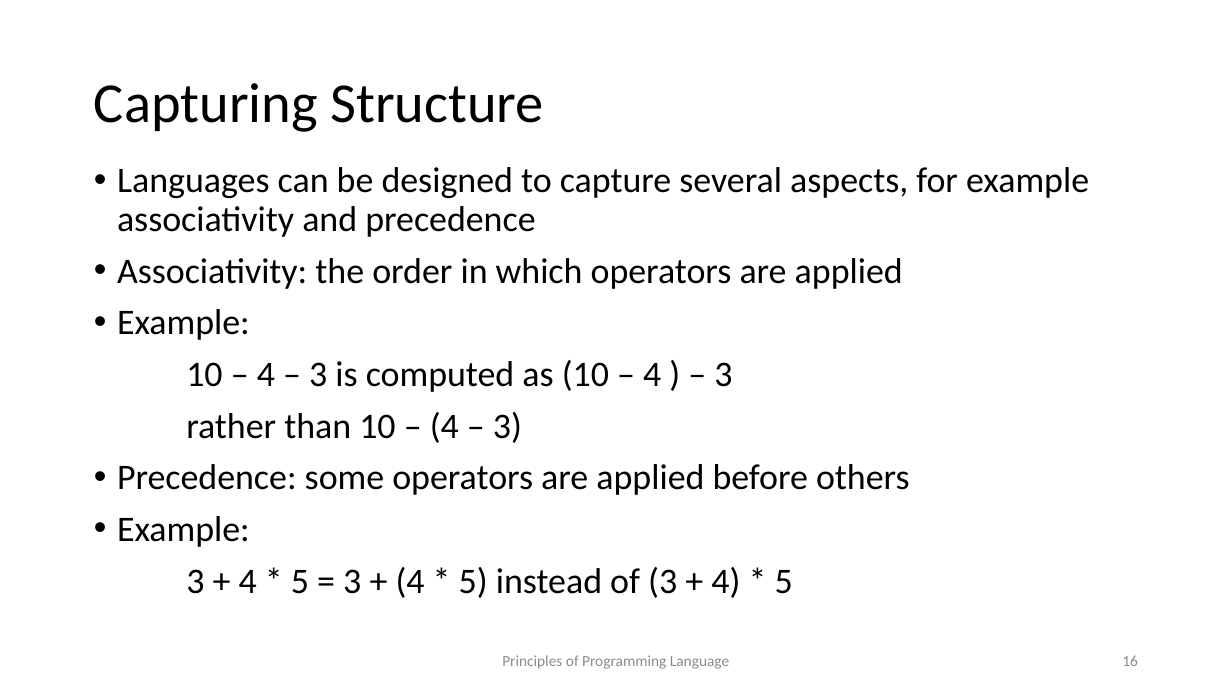
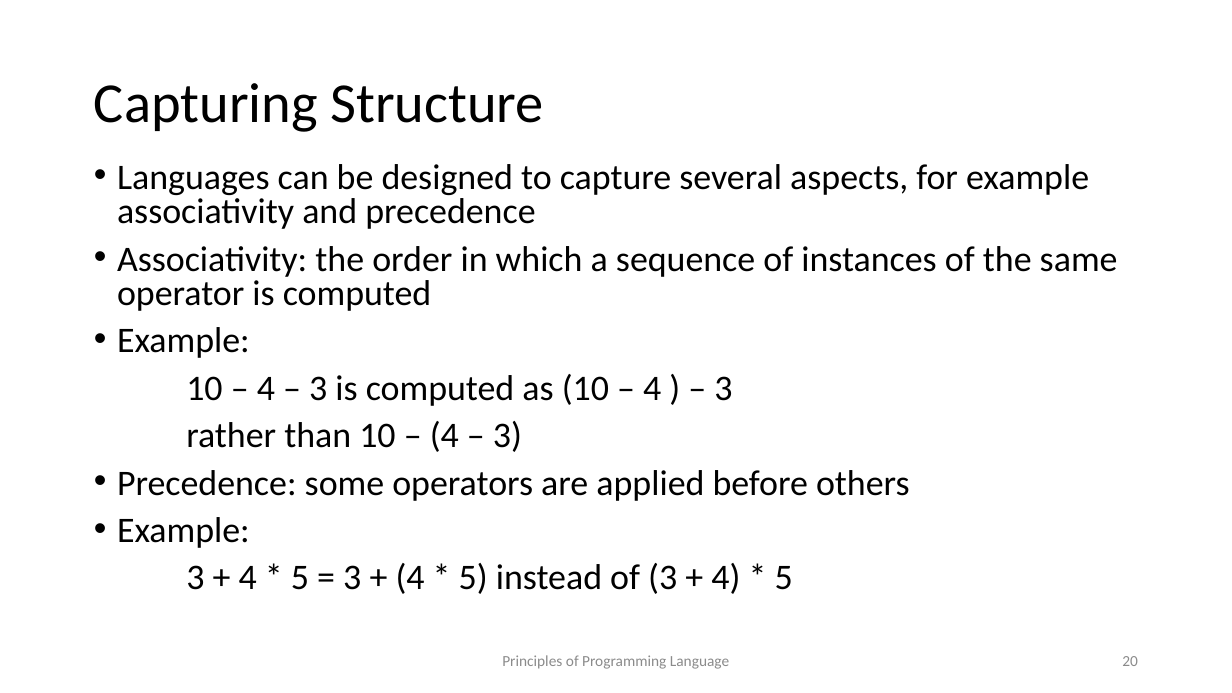
Before and after one commit to kongm/pl-design, a slide deck: slide 20 of syntax.pptx (slide 16 before the commit). Drawn at 1232x693 pixels with LibreOffice and Linux fonts; fonts in the diff are those of the drawing. Boxes give left, top, right and bottom in pixels: in the first picture for what was removed or moved away, otherwise in the second. Text is boxed around its words. In the diff, an @@ line names an element or a change of style, - is before the commit and + after.

```diff
--- a/syntax.pptx
+++ b/syntax.pptx
@@ text at [117,164,1089,594]: line spacing 0.9 to 0.8 @@
@@ text at [117,246,1118,311]: text changed @@
-• Associativity: the order in which operators are applied
+• Associativity: the order in which a sequence of instances of the same operator is computed
@@ page number at [1122,656,1138,666]: text changed @@
-16
+20
```
Also in this commit, not shown: 4 other slides changed, 4 slides added, 4 other files.
